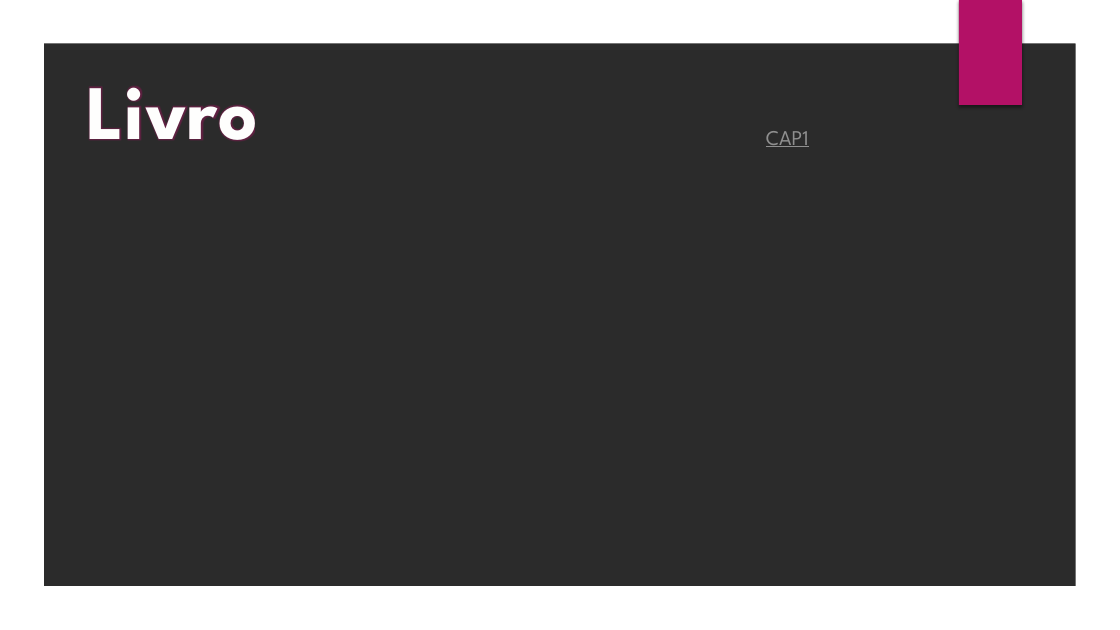
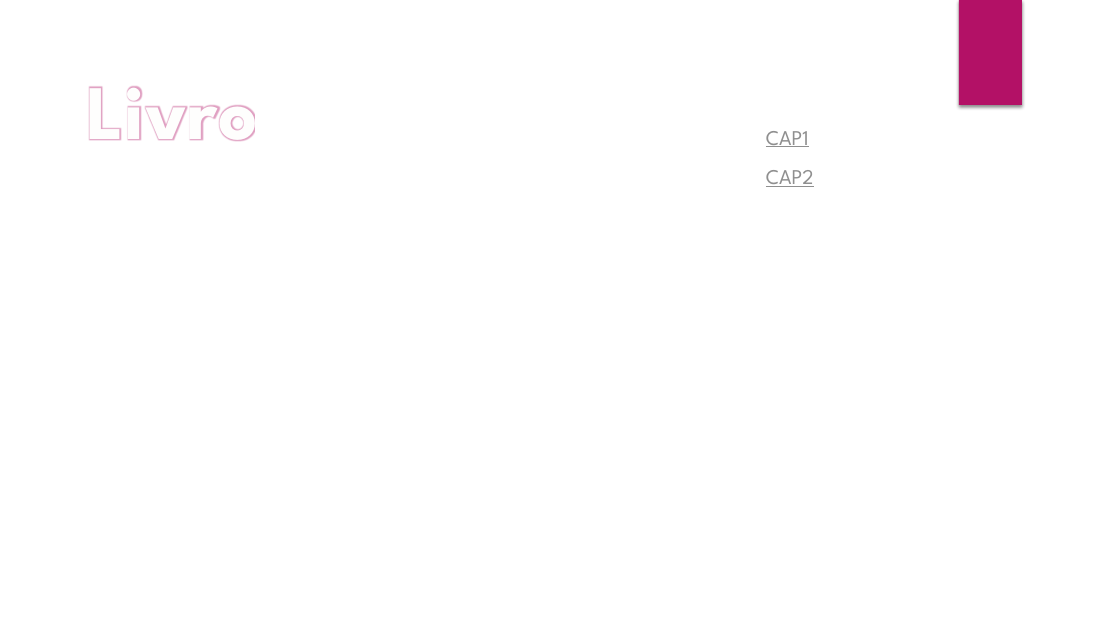
Before and after one commit to NakuLucas/Livro, a slide deck: slide 1 of Livro.pptx. Drawn at 1120x630 pixels with LibreOffice and Linux fonts; fonts in the diff are those of the drawing; background and template pictures are left out; a plain dark background stands for a picture behind light text. Boxes give left, top, right and bottom in pixels: in the first picture for what was removed or moved away, otherwise in the second. Text is boxed around its words. In the diff, an @@ line names an element or a change of style, - is before the commit and + after.

```diff
--- a/Livro.pptx
+++ b/Livro.pptx
@@ freeform shape removed at (0, 0, 1120, 630) @@
@@ text added at (766, 170, 814, 187), 18 pt, text #8F8F8F, underline @@
+CAP2
```
Also in this commit, not shown: 1 other file.
